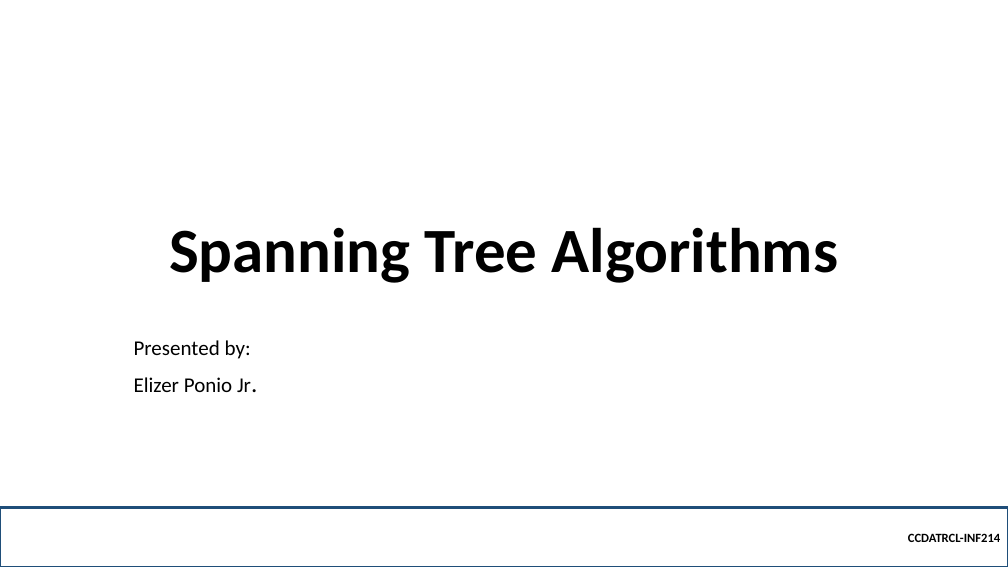
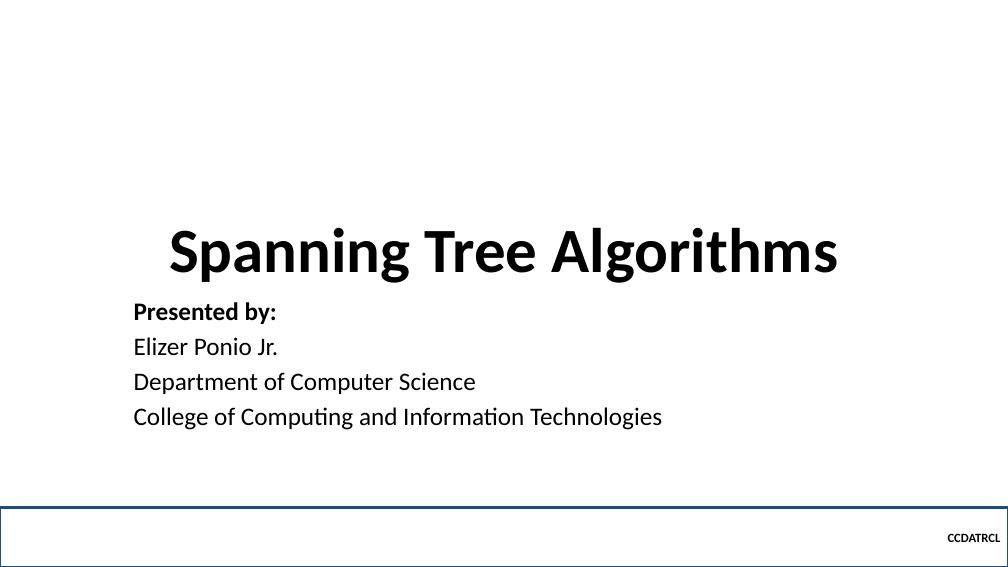
Before and after one commit to robitussin/CCDATRCL, a slide deck: slide 1 of 10 - Spanning Tree/Spanning Tree Algorithms.pptx. Drawn at 1008x567 pixels with LibreOffice and Linux fonts; fonts in the diff are those of the drawing; background and template pictures are left out. Boxes give left, top, right and bottom in pixels: in the first picture for what was removed or moved away, otherwise in the second. Text is boxed around its words. In the diff, an @@ line names an element or a change of style, - is before the commit and + after.

```diff
--- a/10 - Spanning Tree/Spanning Tree Algorithms.pptx
+++ b/10 - Spanning Tree/Spanning Tree Algorithms.pptx
@@ subtitle at box(134, 302, 279, 355): size 20 to 24 pt in "Presented by:", "Elizer Ponio Jr."; bold on in "Presented by:"; line spacing 0.9 to 0.8 @@
@@ subtitle at box(134, 372, 662, 430): paragraphs added @@
+Department of Computer Science
+College of Computing and Information Technologies
@@ text in rectangle at box(948, 533, 1001, 542): text changed @@
-CCDATRCL-INF214
+CCDATRCL
```
Also in this commit, not shown: 13 other slides changed, 34 other files.
